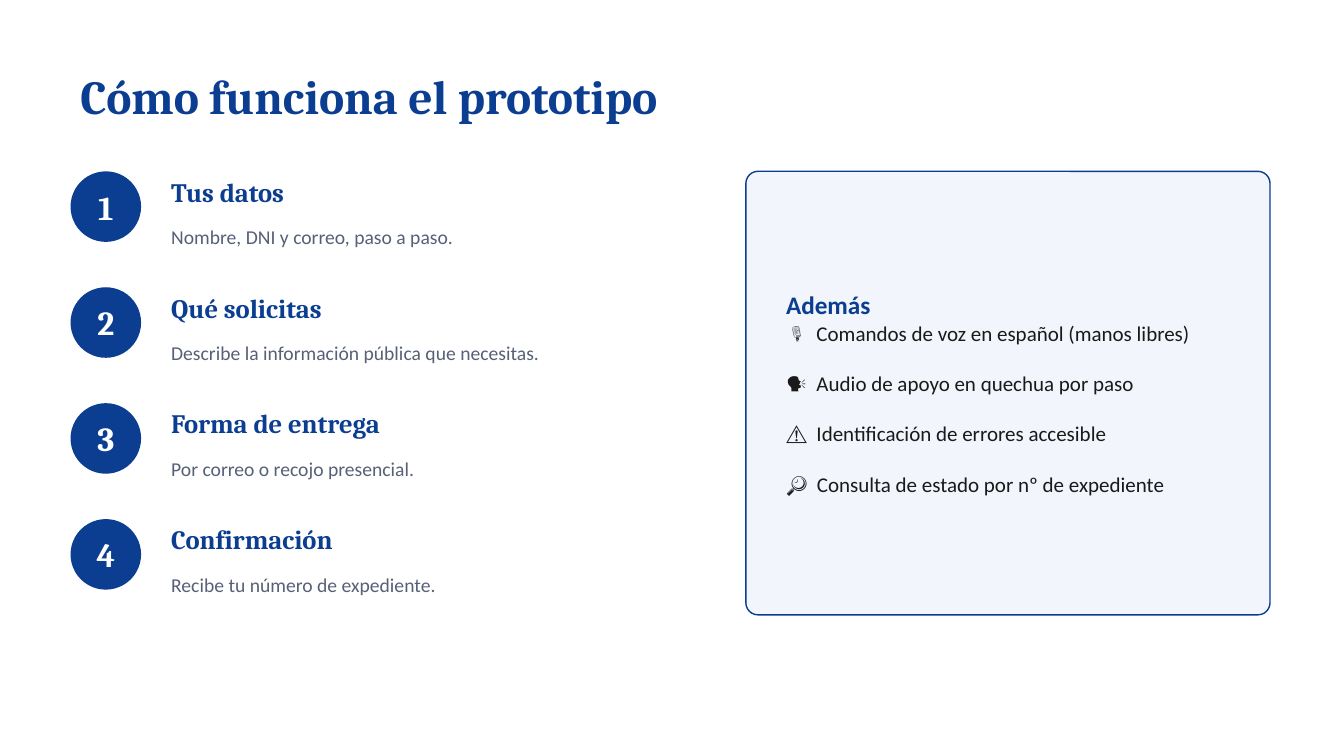
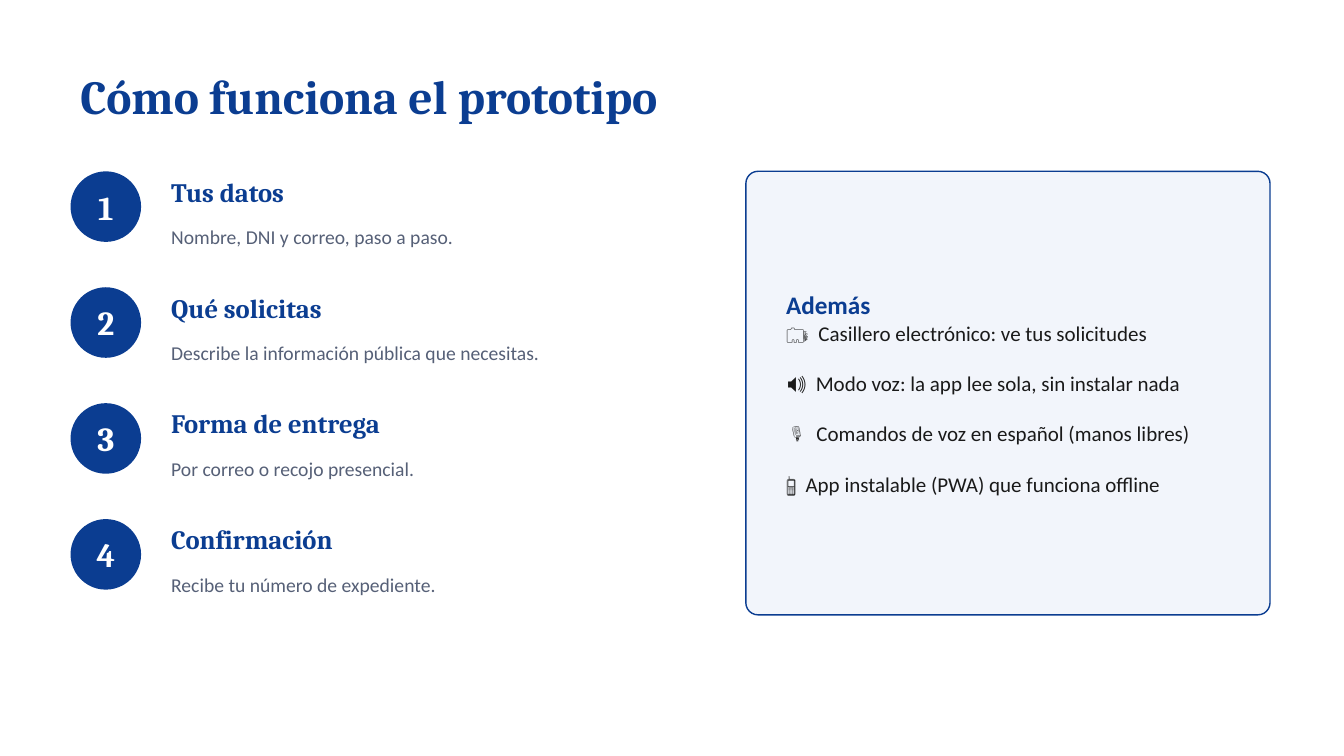
Before and after one commit to rodrigocabrera663-bot/ventanilla-inclusiva, a slide deck: slide 4 of Ventanilla-Inclusiva.pptx. Drawn at 1344x756 pixels with LibreOffice and Linux fonts; fonts in the diff are those of the drawing. Boxes give left, top, right and bottom in pixels: in the first picture for what was removed or moved away, otherwise in the second. Text is boxed around its words. In the diff, an @@ line names an element or a change of style, - is before the commit and + after.

```diff
--- a/Ventanilla-Inclusiva.pptx
+++ b/Ventanilla-Inclusiva.pptx
@@ text at bbox=[786, 296, 1190, 496]: text changed @@
-Además
-🎙️ Comandos de voz en español (manos libres)
-🗣️ Audio de apoyo en quechua por paso
-⚠️ Identificación de errores accesible
-🔎 Consulta de estado por nº de expediente
+Además
+🗂️ Casillero electrónico: ve tus solicitudes
+🔊 Modo voz: la app lee sola, sin instalar nada
+🎙️ Comandos de voz en español (manos libres)
+📱 App instalable (PWA) que funciona offline
```
Also in this commit, not shown: 1 other slide changed, 1 other file.
